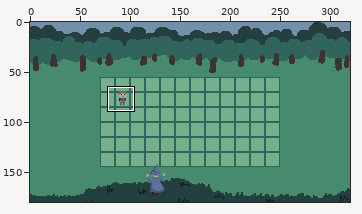
Edited in one commit: pixel-art file (assets_raw/background.aseprite). Above, an overview of the earlier version with the close-up marked.
Close-up. First the earlier version:
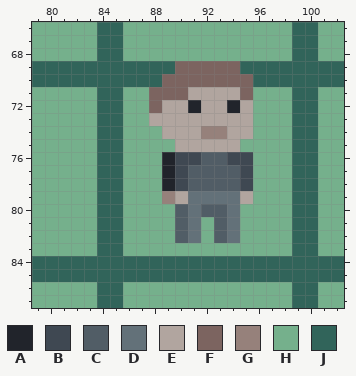
320x180 pixels, 1 frame. Shown: x 79..102, y 66..87. The commit also changed other parts of the picture, which this record leaves out.
Visible layers, top first: "Mage", "Cliff", "soldier silhouette", "Field", "Trees Back", "Sky", "Grass".
Palette (. is transparent): A #21242b  B #3f4852  C #515d66  D #637179  E #b1a59f  F #7c6460  G #96817b  H #75b08c  J #31645a
Pixels before, first column x 79:
66 HHHHHJJHHHHHHHHHHHHHJJHH
67 HHHHHJJHHHHHHHHHHHHHJJHH
68 HHHHHJJHHHHHHHHHHHHHJJHH
69 JJJJJJJJJJJFFFFFJJJJJJJJ
70 JJJJJJJJJJFFFFFFFJJJJJJJ
71 HHHHHJJHHFFFEEEEFHHHJJHH
72 HHHHHJJHHFEEAEEAEHHHJJHH
73 HHHHHJJHHEEEEEEEEHHHJJHH
74 HHHHHJJHHHEEEGGEEHHHJJHH
75 HHHHHJJHHHHEEEEEHHHHJJHH
76 HHHHHJJHHHABBCCBBHHHJJHH
77 HHHHHJJHHHABCCCCBHHHJJHH
78 HHHHHJJHHHABCCCCBHHHJJHH
79 HHHHHJJHHHGEDDDDEHHHJJHH
80 HHHHHJJHHHHCDCCDHHHHJJHH
81 HHHHHJJHHHHCDHCDHHHHJJHH
82 HHHHHJJHHHHCDHCDHHHHJJHH
83 HHHHHJJHHHHHHHHHHHHHJJHH
84 JJJJJJJJJJJJJJJJJJJJJJJJ
85 JJJJJJJJJJJJJJJJJJJJJJJJ
86 HHHHHJJHHHHHHHHHHHHHJJHH
87 HHHHHJJHHHHHHHHHHHHHJJHH
The result:
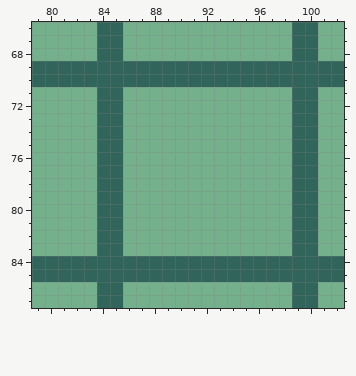
What changed:
layer "soldier silhouette" now hidden
Colour A becomes colour H in row 72 at x 91 and 94; in rows 76 to 78 at x 89.
Colour B becomes colour H in row 76 at x 90 to 91 and 94 to 95; in rows 77 to 78 at x 90 and 95.
Colour C becomes colour H in row 76 at x 92 to 93; in rows 77 to 78 at x 91 to 94; in row 80 at x 90 and 92 to 93; in rows 81 to 82 at x 90 and 93.
Colour D becomes colour H in row 79 at x 91 to 94; in rows 80 to 82 at x 91 and 94.
Colour E becomes colour H in row 71 at x 91 to 94; in row 72 at x 89 to 90, 92 to 93 and 95; in row 73 at x 88 to 95; in row 74 at x 89 to 91 and 94 to 95; in row 75 at x 90 to 94; in row 79 at x 90 and 95.
Colour F becomes colour H in row 71 at x 88 to 90 and 95; in row 72 at x 88.
Colour G becomes colour H in row 74 at x 92 to 93; in row 79 at x 89.
Colour F becomes colour J in row 69 at x 90 to 94; in row 70 at x 89 to 95.
Boxes around the changes in both close-ups, in picture pixels (x1, y1, x2, y2):
changed: (149, 61, 253, 243)
